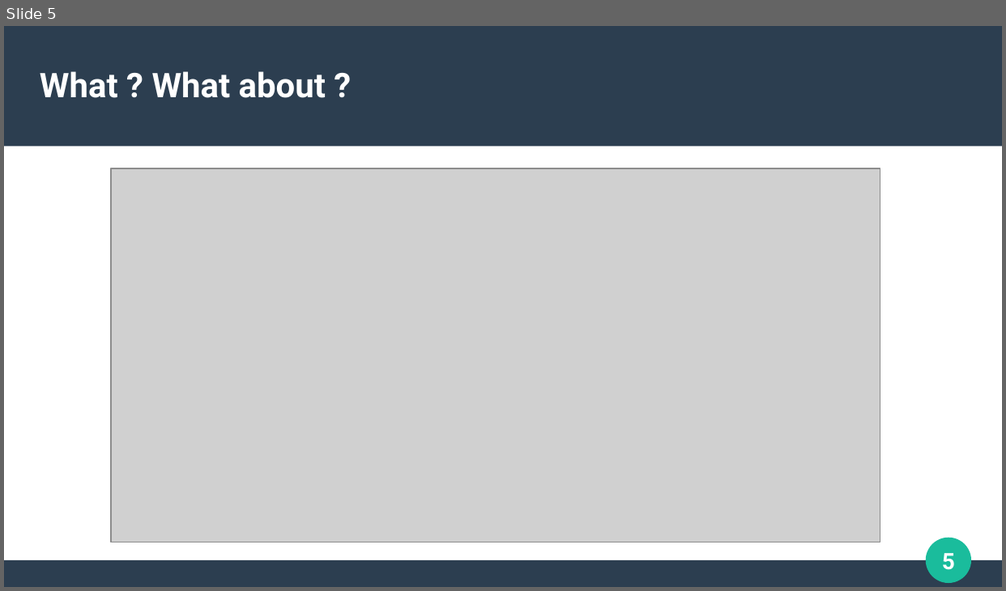
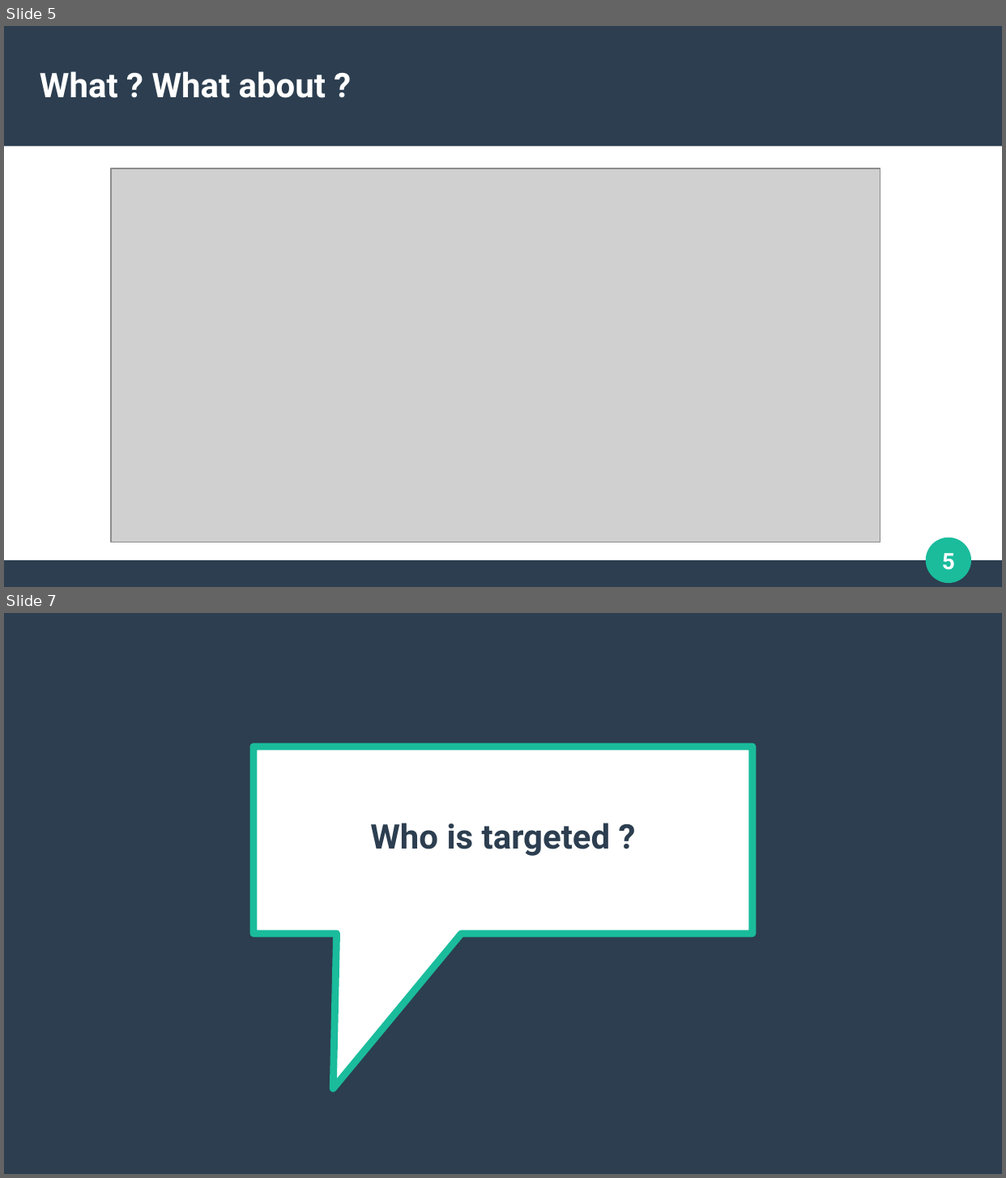
Before and after one commit to WilliamMagalhaesMonteiro/oralAnglaisM1, a slide deck: Présentation Anglais M1.odp. Shown one above the other, each under a label of ours: slide 5 before the commit, slides 5 and 7 after it; the slides between them are not shown. The pictures are 1006x591 and 1006x1178 pixels, drawn with LibreOffice and Linux fonts; fonts in the diff are those of the drawing; grey boxes stand for pictures. Boxes give left, top, right and bottom in pixels: in the first picture for what was removed or moved away, otherwise in the second. Text is boxed around its words. In the diff, an @@ line names an element or a change of style, - is before the commit and + after.

```diff
--- a/Présentation Anglais M1.odp
+++ b/Présentation Anglais M1.odp
@@ slide 7 added at (4, 613, 1002, 1174), background #FFFFFF @@
@@ rectangle added at (4, 613, 1002, 1174), fill #2C3E50 @@
@@ speech box added at (254, 747, 753, 935), fill #FFFFFF, outline #1ABC9C 5.67 pt @@
@@ title added at (370, 823, 610, 856), 27 pt, text #2C3E50, bold @@
+Who is targeted ?
```
Also in this commit, not shown: 8 other slides added, 1 slide removed, 3 other files.
